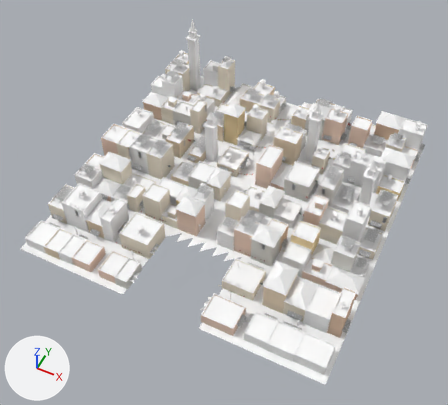
An edit to the glTF model godot/assets/kit/town/ordo_back_mid.glb, drawn before and after from the same camera.
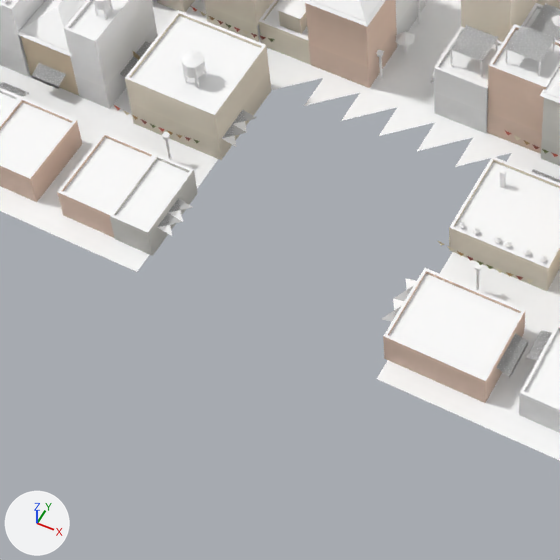
Each version appears first whole from a 50 mm lens placed at (57.1, -60.0, 149.9), pointed at (0.1, 54.1, 7.3), and next in a close-up on the part from 18% to 57% of the width and 52% to 95% of the height. The axes (+X, +Y, +Z) are drawn at lower left. The lights are the same throughout. The first two pictures are the older version. Vertices at exactly the same position are counted once.

The first close-up shows 'ordo_back_mid'.
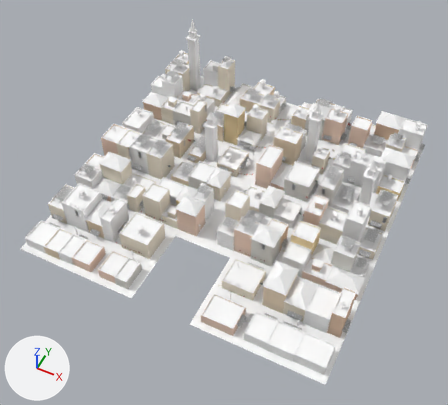
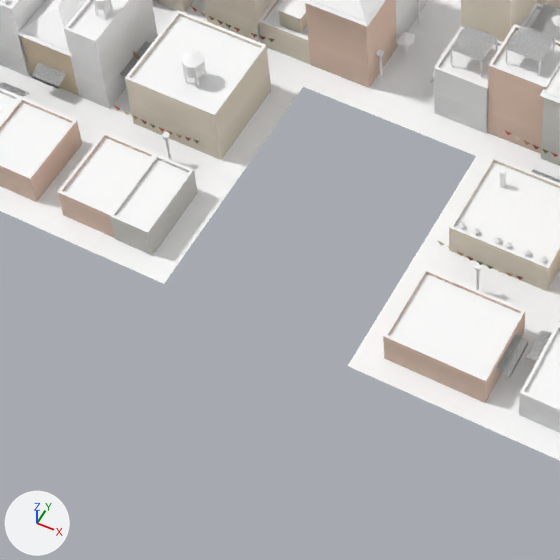
Commit message: Town T9 fix: clip the back-town floor exactly at the stair-well houses

What differs and where, as boxes (x1, y1, x2, y2) in the close-ups (560 x 560 px):
part 1 of me_ordo_back_mid, deleted: before (158, 198, 193, 236)
part 2 of me_ordo_back_mid, deleted: before (222, 110, 256, 147)
part 3 of me_ordo_back_mid, deleted: before (382, 278, 416, 322)
part 4 of me_ordo_back_mid, built on: before (271, 64, 510, 167); after (137, 64, 511, 379)

What changed in the scene script:
```text
Change me_ordo_back_mid:
    used by ob_ordo_back_mid; location = (0.0, 0.0, 0.0)
    remove me_ordo_back_mid.from_pydata(...)  # 10934 vertices, 13719 faces; spans x -48.6..48.6, y 14.7..114.5, z 0.0..31.4
    add me_ordo_back_mid.from_pydata(...)  # 10952 vertices, 13760 faces; spans x -48.6..48.6, y 14.7..114.5, z 0.0..31.4
    me_ordo_back_mid part 1: the loose piece of 6 vertices spanning x -11.8..-10.3, y 18.1..21.7, z 3.8..4.2 is deleted
    me_ordo_back_mid part 2: the loose piece of 6 vertices spanning x -11.8..-10.2, y 29.2..33.0, z 3.8..4.2 is deleted
    me_ordo_back_mid part 3: the loose piece of 6 vertices spanning x 10.4..11.8, y 18.9..23.5, z 3.8..4.2 is deleted
    me_ordo_back_mid part 4
    5 vertices are removed from x -8.1..8.1, y 37.8, z 1.5
    6 faces are deleted
    6 vertices are added at (-6.0, 39.8, 1.5), (-1.9, 39.8, 1.5), (2.1, 39.8, 1.5), (-9.3, 39.8, 1.5), (6.2, 39.8, 1.5), (9.3, 15.9, 1.5)
    8 new vertices lie (2.8, 0.0, 0.0) away from vertices in x -12.1, y 14.7..41.6, z 1.5
    8 new vertices lie (-2.8, 0.0, 0.0) away from vertices in x 12.1, y 14.7..41.6, z 1.5
    7 new vertices lie (2.8, 2.7, 0.0) away from vertices in x -12.1, y 14.7..37.8, z 1.5
    6 new vertices lie (0.0, -1.8, 0.0) away from vertices in x -8.1..9.3, y 41.6, z 1.5
    6 new vertices lie (-2.8, -2.7, 0.0) away from vertices in x 12.1, y 22.4..41.6, z 1.5
    59 new faces join them
```
